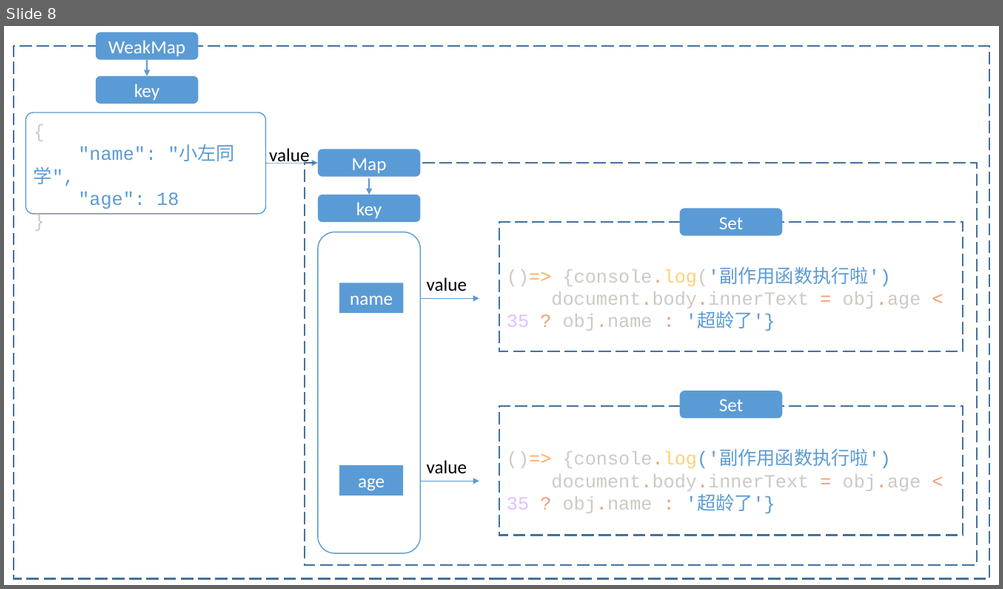
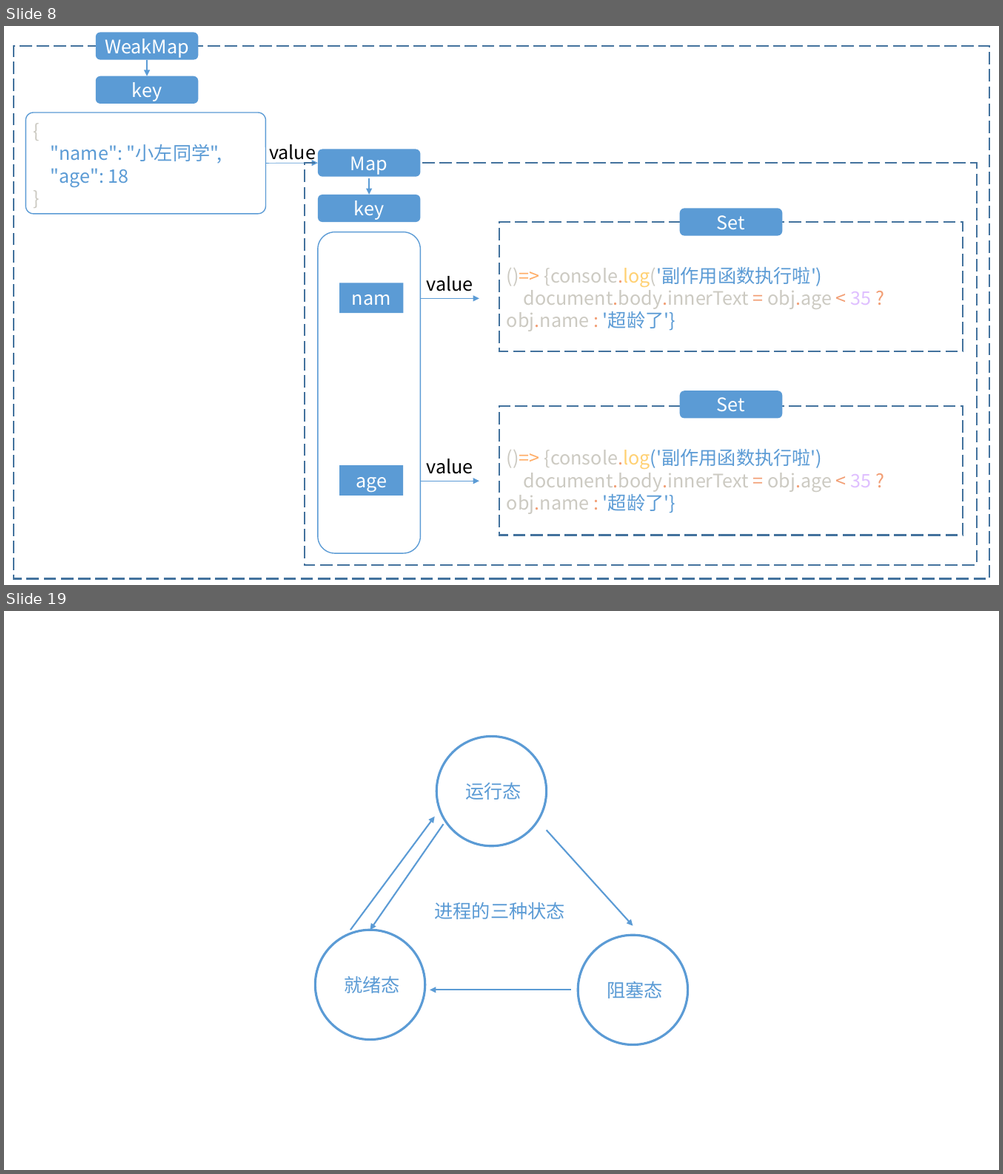
Before and after one commit to zuogl/zNote, a slide deck: img.pptx. Shown one above the other, each under a label of ours: slide 8 before the commit, slides 8 and 19 after it; the slides between them are not shown. The pictures are 1003x589 and 1003x1174 pixels, drawn with LibreOffice and Linux fonts; fonts in the diff are those of the drawing. Boxes give left, top, right and bottom in pixels: in the first picture for what was removed or moved away, otherwise in the second. Text is boxed around its words. In the diff, an @@ line names an element or a change of style, - is before the commit and + after.

```diff
--- a/img.pptx
+++ b/img.pptx
@@ slide 19 added at <box>4,611,999,1170</box>, background #FFFFFF @@
@@ group added at <box>315,736,688,1045</box>: 4 arrows, 3 ellipses, 1 text @@
+运行态
+就绪态
+阻塞态
+进程的三种状态
@@ slide 8 changed as well @@
@@ font Calibri to Noto Sans CJK SC in 11 elements at <box>96,76,198,104</box>, <box>318,195,421,222</box>, <box>340,284,404,313</box>, <box>339,466,403,495</box>, <box>96,32,198,59</box>, <box>318,149,421,177</box>, <box>680,208,782,235</box>, <box>680,391,782,418</box>, <box>427,276,473,292</box>, <box>427,459,473,474</box>, <box>269,144,316,164</box> @@
@@ font Courier New to Noto Sans CJK SC in 3 elements at <box>50,144,222,187</box>, <box>506,267,871,332</box>, <box>506,449,871,514</box> @@
```
Also in this commit, not shown: 2 other slides changed, 16 other slides added, 42 other files.
